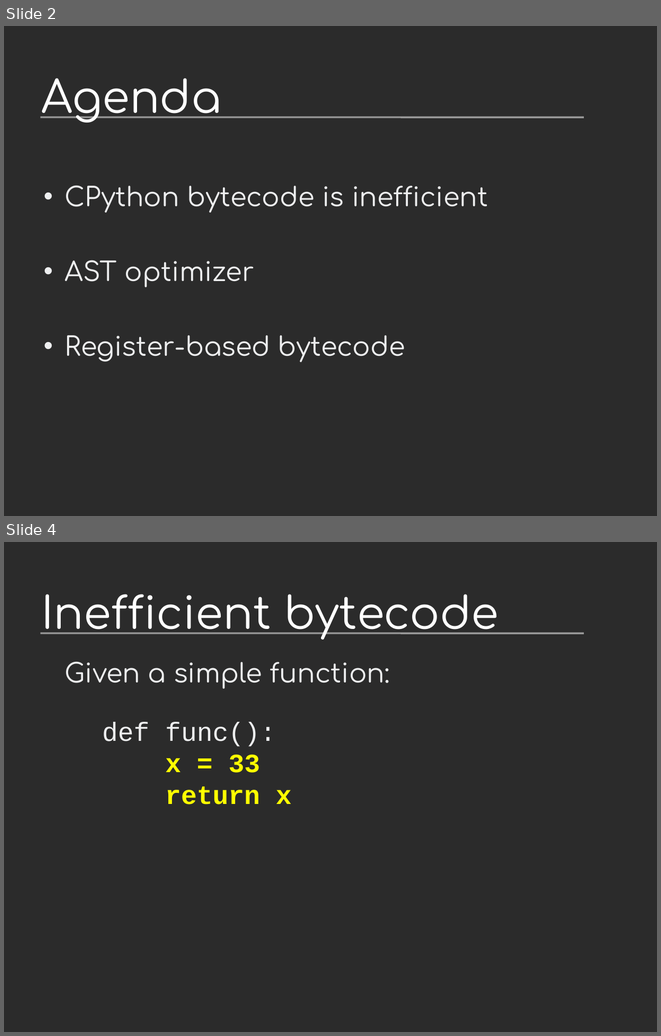
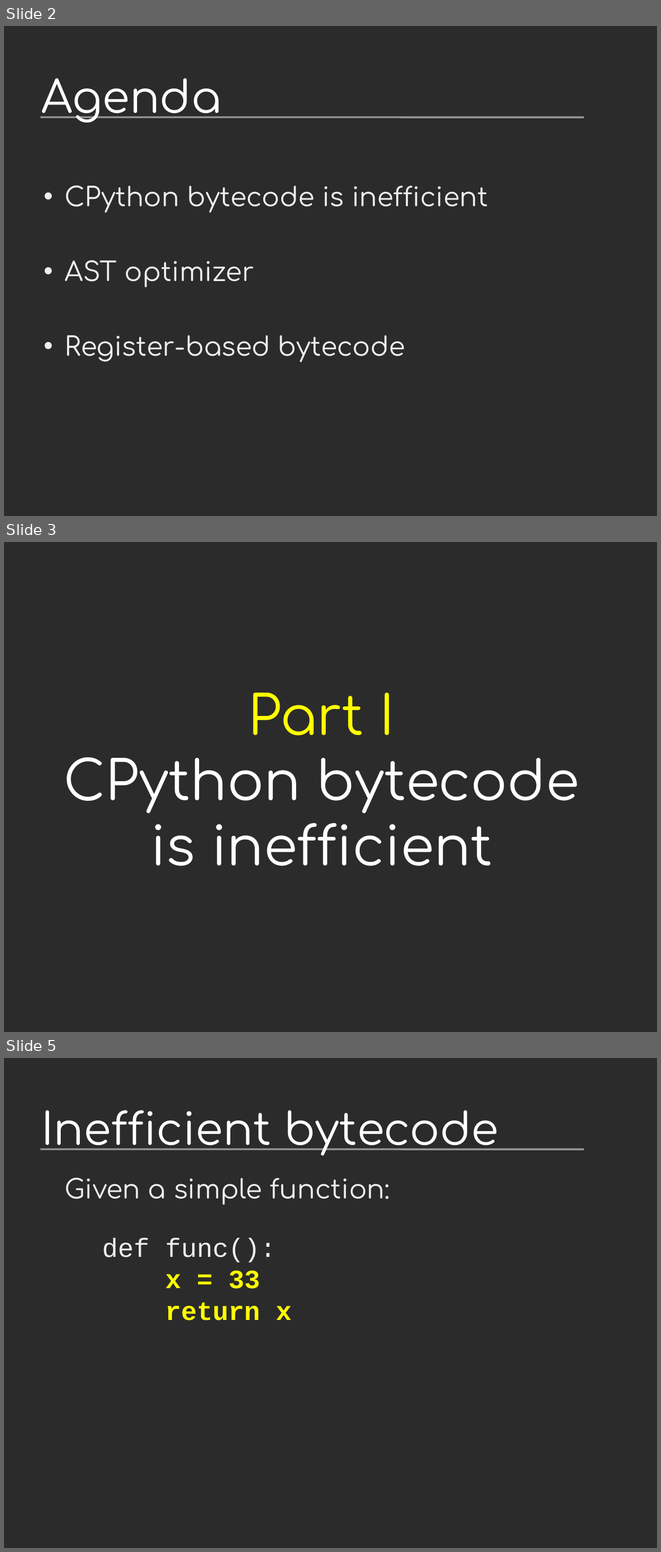
Before and after one commit to vstinner/talks, a slide deck: 2013-FOSDEM/faster_cpython.odp. Shown one above the other, each under a label of ours: slides 2 and 4 before the commit, slides 2, 3 and 5 after it; the slides between them are not shown. The pictures are 661x1036 and 661x1552 pixels, drawn with LibreOffice and Linux fonts; fonts in the diff are those of the drawing; background and template pictures are left out; a plain dark background stands for a picture behind light text. Boxes give left, top, right and bottom in pixels: in the first picture for what was removed or moved away, otherwise in the second. Text is boxed around its words. In the diff, an @@ line names an element or a change of style, - is before the commit and + after.

```diff
--- a/2013-FOSDEM/faster_cpython.odp
+++ b/2013-FOSDEM/faster_cpython.odp
@@ slide 3 added at (4, 542, 657, 1032), background picture (left out) @@
@@ text added at (64, 693, 579, 866), 66 pt, text #FFFFFF @@
+Part I
+CPython bytecode
+is inefficient
@@ what was slide 4 is now slide 5 @@
```
Also in this commit, not shown: 15 slides changed, 4 other slides added, 1 other file.
